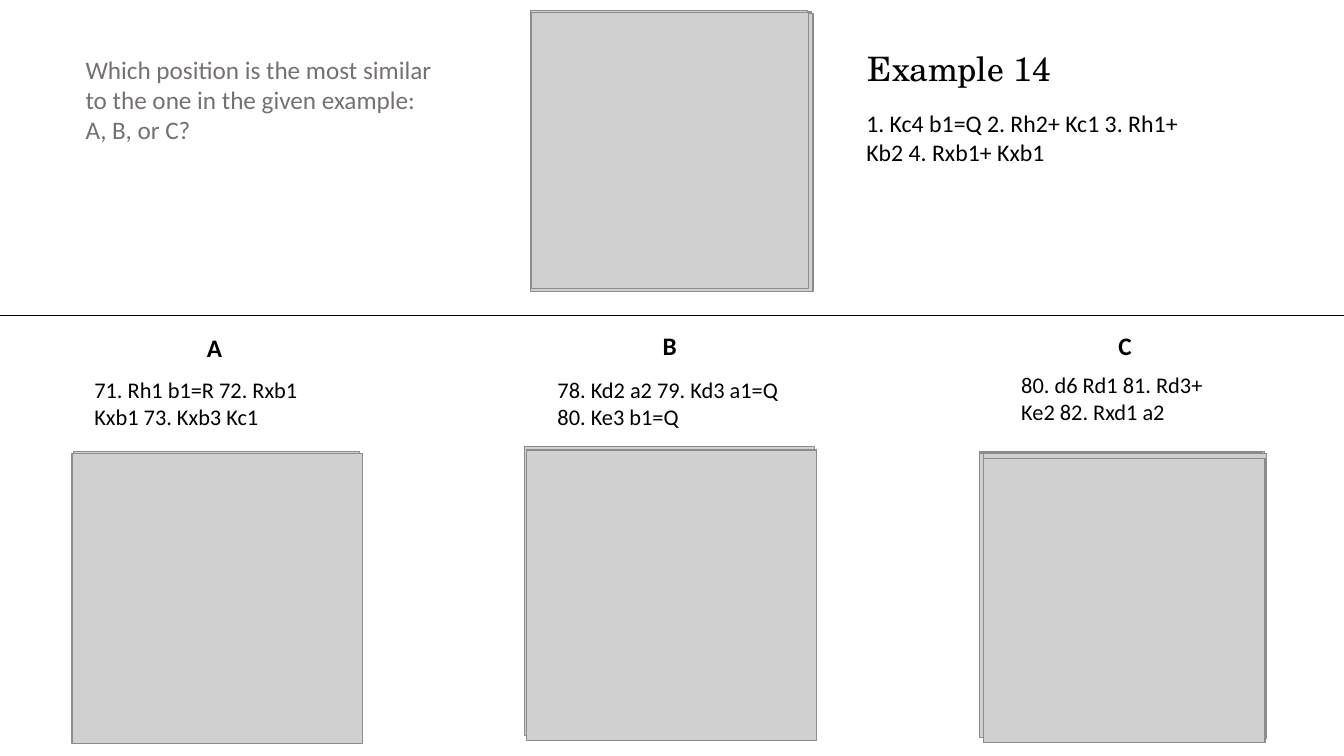
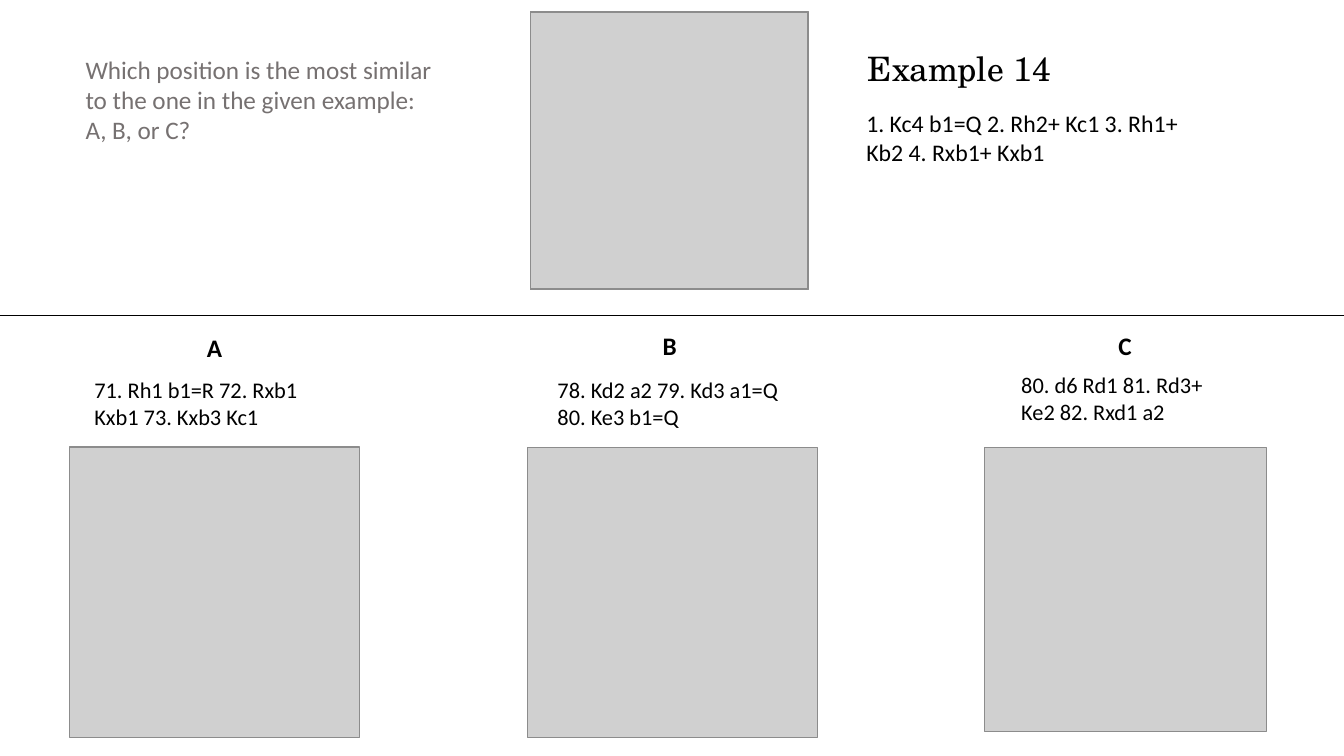
Before and after one commit to zigamedved/ziga-chess, a slide deck: slide 15 of results/Similar_Rook_Endgames.pptx. Drawn at 1344x756 pixels with LibreOffice and Linux fonts; fonts in the diff are those of the drawing; grey boxes stand for pictures. Boxes give left, top, right and bottom in pixels: in the first picture for what was removed or moved away, otherwise in the second. Text is boxed around its words. In the diff, an @@ line names an element or a change of style, - is before the commit and + after.

```diff
--- a/results/Similar_Rook_Endgames.pptx
+++ b/results/Similar_Rook_Endgames.pptx
@@ picture removed at [530,12,812,291] @@
@@ picture removed at [530,12,812,289] @@
@@ picture removed at [530,11,812,290] @@
@@ picture removed at [530,11,808,289] @@
@@ picture removed at [530,12,810,292] @@
@@ picture removed at [530,13,812,292] @@
@@ picture removed at [530,13,812,291] @@
@@ picture removed at [530,13,810,292] @@
@@ picture removed at [530,13,814,292] @@
@@ picture removed at [530,13,813,292] @@
@@ picture: place and size @@
-picture at [72,454,362,744]
+picture at [70,448,360,738]
@@ picture removed at [524,447,815,736] @@
@@ picture: place and size @@
-picture at [983,459,1265,743]
+picture at [984,448,1266,732]
@@ picture removed at [72,455,357,740] @@
@@ picture removed at [72,454,358,741] @@
@@ picture removed at [72,456,359,742] @@
@@ picture removed at [74,452,359,738] @@
@@ picture removed at [76,454,360,738] @@
@@ picture removed at [526,450,817,738] @@
@@ picture removed at [980,452,1262,731] @@
@@ picture removed at [980,454,1260,734] @@
@@ picture removed at [980,452,1263,734] @@
@@ picture removed at [980,453,1263,736] @@
@@ picture removed at [980,454,1265,738] @@
@@ picture removed at [982,455,1260,736] @@
@@ picture removed at [982,455,1262,736] @@
@@ picture removed at [983,452,1265,730] @@
@@ picture removed at [983,454,1267,738] @@
```
Also in this commit, not shown: 13 other slides changed, 2 other files.
